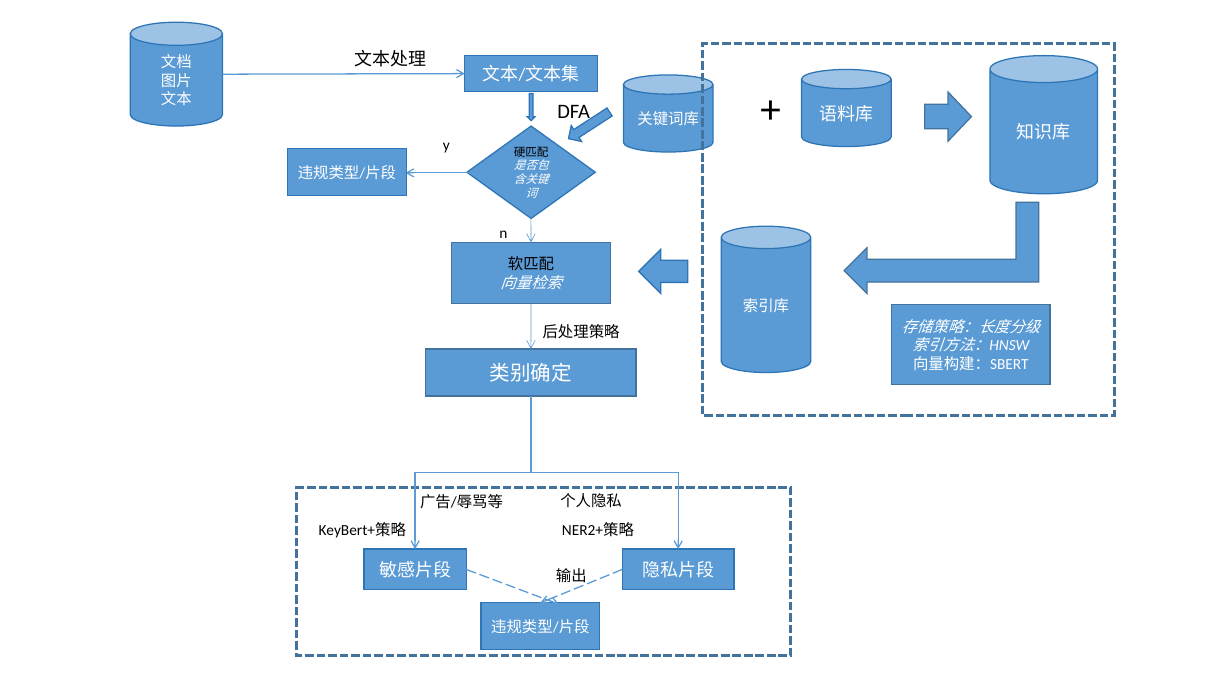
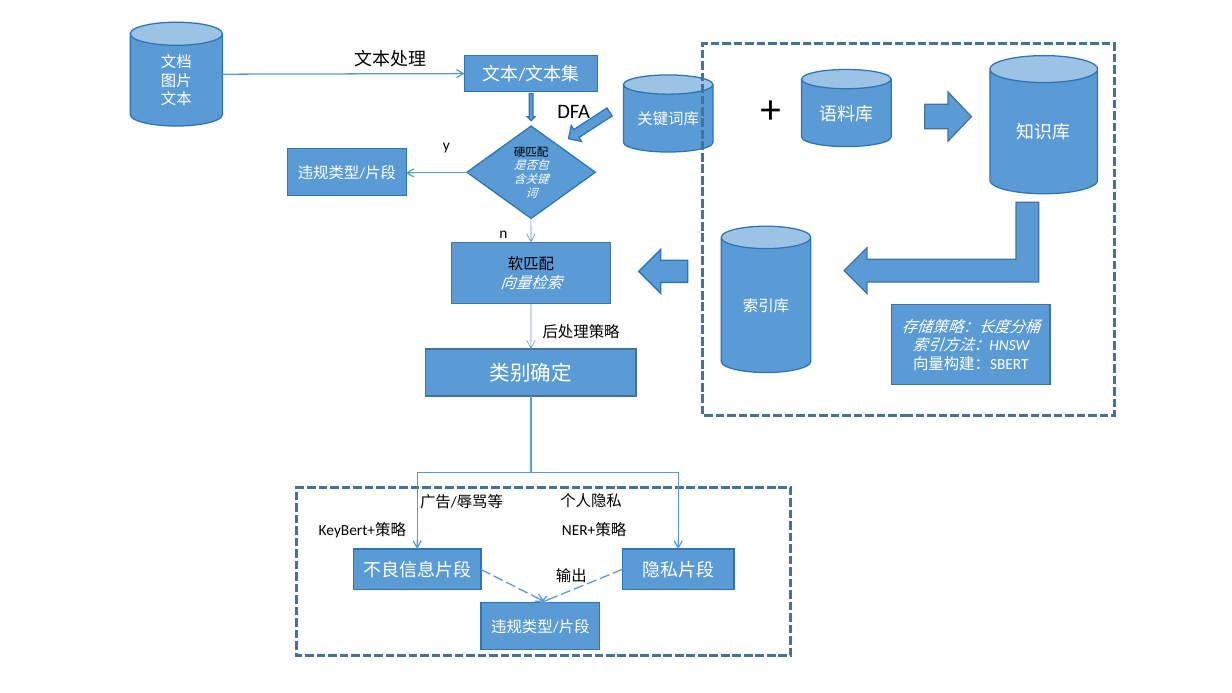
Before and after one commit to KATEhuang920909/qiji_compet, a slide deck: slide 8 of 流程图.pptx. Drawn at 1232x693 pixels with LibreOffice and Linux fonts; fonts in the diff are those of the drawing. Boxes give left, top, right and bottom in pixels: in the first picture for what was removed or moved away, otherwise in the second. Text is boxed around its words. In the diff, an @@ line names an element or a change of style, - is before the commit and + after.

```diff
--- a/流程图.pptx
+++ b/流程图.pptx
@@ text in rectangle at <box>902,319,1040,333</box>: text changed @@
-存储策略：长度分级
+存储策略：长度分桶
@@ elbow arrow (531, 396) - (417, 549): route changed @@
@@ text at <box>562,522,626,536</box>: text changed @@
-NER2+策略
+NER+策略
@@ rectangle "不良信息片段": place and size @@
-rectangle "不良信息片段" at <box>364,549,467,590</box>
+rectangle "不良信息片段" at <box>353,549,481,590</box>
@@ text in rectangle at <box>363,561,471,578</box>: text changed @@
-敏感片段
+不良信息片段
@@ arrow moved from (467, 569) - (559, 604) to (482, 569) - (544, 602) @@
```
Also in this commit, not shown: 1 other slide changed, 3 slides added, 1 slide removed, 9 other files.
